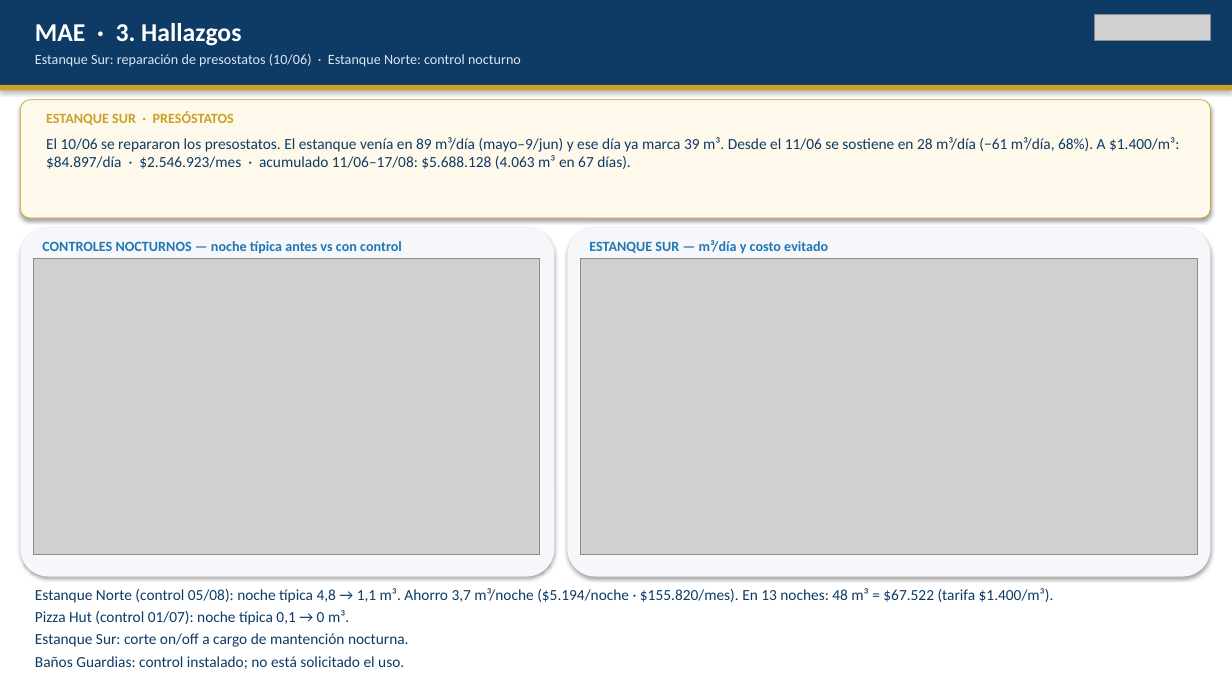
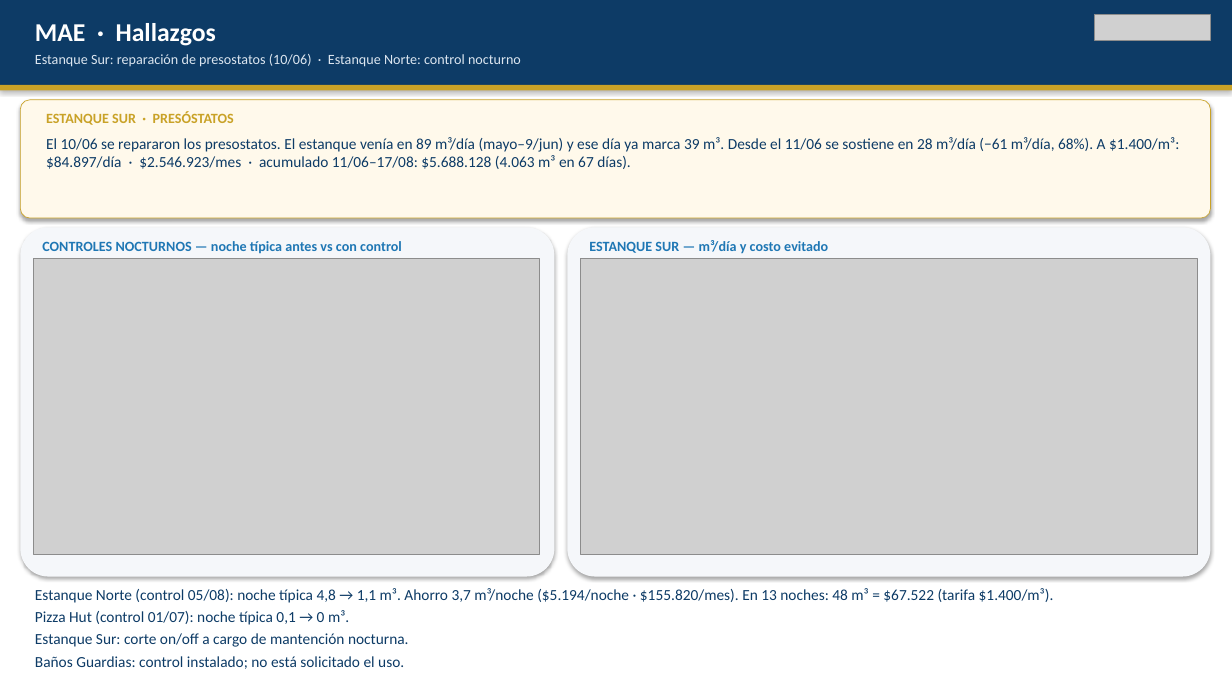
Before and after one commit to anibaloperacionesWes/wes-scripts, a slide deck: slide 3 of reports/Parque_Arauco/TMP_7MALLS/entrega_diego_anibal/Recorrido_ejecutivo_PA_MAE_20260817.pptx (slide 4 before the commit). Drawn at 1232x693 pixels with LibreOffice and Linux fonts; fonts in the diff are those of the drawing; grey boxes stand for pictures. Boxes give left, top, right and bottom in pixels: in the first picture for what was removed or moved away, otherwise in the second. Text is boxed around its words. In the diff, an @@ line names an element or a change of style, - is before the commit and + after.

```diff
--- a/reports/Parque_Arauco/TMP_7MALLS/entrega_diego_anibal/Recorrido_ejecutivo_PA_MAE_20260817.pptx
+++ b/reports/Parque_Arauco/TMP_7MALLS/entrega_diego_anibal/Recorrido_ejecutivo_PA_MAE_20260817.pptx
@@ text at [35, 23, 216, 46]: text changed @@
-MAE · 3. Hallazgos
+MAE · Hallazgos
```
Also in this commit, not shown: 1 other slide changed, 1 slide removed.
